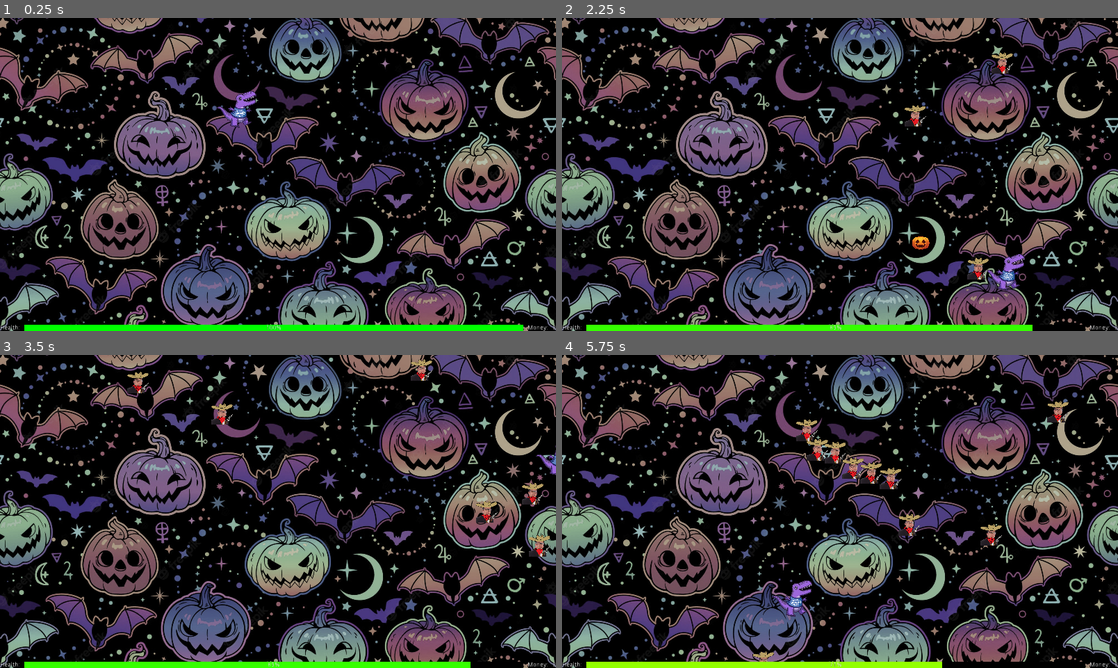
Above: before the commit, frames 1-4 (two rows, left to right).
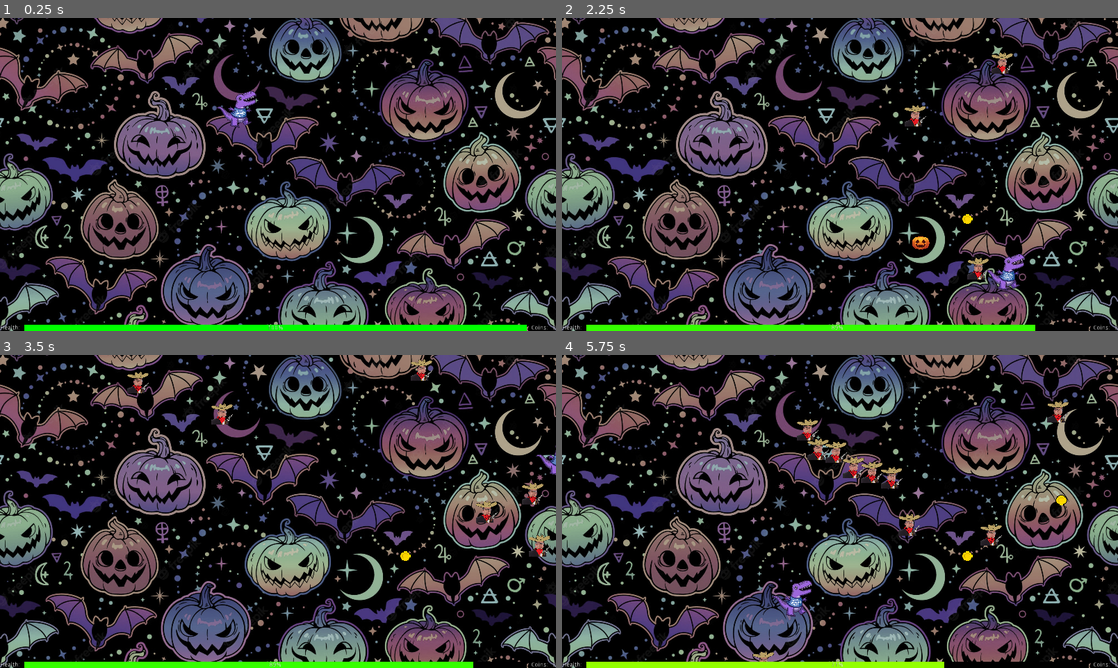
Above: after the commit, the same moments.

Repository: LMBishop/LikKanShootdown
Game: Godot game, scene res://Node2D.tscn
Two runs of this game, one before a commit and one after it. Both use one fixed random seed, a clock stepped at 60 frames per second and the inputs below.
Inputs (mouse positions are in pixels of both pictures, inside the frame that each line leads up to):
- Up to frame 1 (0.25 s): no input
- Up to frame 2 (2.25 s): move the mouse to (962, 158) at 0.52 s; hold Right (right) 0.53-1.28 s; tap Space (click) at 0.6, 1.35, 2.1 s; move the mouse to (728, 190) at 1.27 s; hold Down (down) 1.28-2.03 s; move the mouse to (895, 105) at 2.02 s; hold Right (right) from 2.03 s (still down)
- Up to frame 3 (3.5 s): move the mouse to (250, 574) at 2.77 s; release Right (right) at 2.78 s; hold Up (up) from 2.78 s (still down); tap Space (click) at 2.85 s
- Up to frame 4 (5.75 s): move the mouse to (1006, 558) at 3.52 s; release Up (up) at 3.53 s; hold Left (left) 3.53-5.03 s; tap Space (click) at 3.6, 4.35, 5.1 s; move the mouse to (673, 464) at 4.27 s; move the mouse to (867, 511) at 5.02 s; hold Down (down) from 5.03 s (still down)

The runs differ from the first frame. In frame 1, less than 0.1% of the frame differs, in the area x 48-99%, y 98-100%; in frame 2, 0.1%; in frame 3, 0.1%; in frame 4, 0.7%, in the area x 42-99%, y 20-100%.

Commit message:
Add coin scoring

Diff:
--- a/Bullet.gd
+++ b/Bullet.gd
@@ -3,7 +3,7 @@
 
 var velocity = Vector2()
 var target = Vector2.ZERO
-#var player = load("")
+var spawn_object = load("res://Coin.tscn")
 var shot = false;
 var screen_size
 
@@ -17,7 +17,10 @@
 	velocity = move_and_slide(velocity)
 	for i in get_slide_count():
 		var collision = get_slide_collision(i)
-		if collision.collider and "Enemy" in collision.collider.get_name():
+		if collision.collider:
+			var obj = spawn_object.instance()
+			obj.position = collision.collider.position
+			get_parent().add_child(obj)
 			collision.collider.free()
 	if velocity == Vector2(0.0, 0.0):
 		queue_free()
--- /dev/null
+++ b/Coin.gd
@@ -0,0 +1,21 @@
+extends StaticBody2D
+
+
+# Declare member variables here. Examples:
+# var a = 2
+# var b = "text"
+var timer
+
+# Called when the node enters the scene tree for the first time.
+func _ready():
+	timer = Timer.new()
+	get_parent().add_child(timer)
+	timer.one_shot = true
+	timer.connect("timeout", self, "_on_timer_timeout")
+	timer.start(5.0)
+
+func _on_timer_timeout() -> void:
+	queue_free()
+# Called every frame. 'delta' is the elapsed time since the previous frame.
+#func _process(delta):
+#	if timer.stopp
--- /dev/null
+++ b/Coin.tscn
@@ -0,0 +1,17 @@
+[gd_scene load_steps=3 format=2]
+
+[ext_resource path="res://assets/super_duper_meage_super_duper_coin.png" type="Texture" id=1]
+[ext_resource path="res://Coin.gd" type="Script" id=2]
+
+[node name="Coin" type="StaticBody2D"]
+collision_layer = 2
+collision_mask = 0
+script = ExtResource( 2 )
+
+[node name="Sprite" type="Sprite" parent="."]
+scale = Vector2( 0.1, 0.1 )
+texture = ExtResource( 1 )
+
+[node name="CollisionPolygon2D" type="CollisionPolygon2D" parent="."]
+scale = Vector2( 0.1, 0.1 )
+polygon = PoolVector2Array( 39.5, -114.6, 42.5, -101, 79.5, -101, 79.5, -95.6, 81.1, -82.3, 100.5, -78, 100.5, -62, 115.6, -62, 120.5, -57.1, 120.5, -23.2, 139.5, -19, 139.5, 41, 134.2, 41, 120.5, 44, 120.5, 79.1, 100.5, 83.1, 100.5, 97.1, 95.6, 102, 80.4, 102, 79.2, 121, 41.4, 121, 39.1, 125, -41.5, 125, -41.5, 123.6, -43.2, 121, -80.5, 121, -80.5, 115.7, -83.5, 102, -96.6, 102, -101.5, 97.1, -101.5, 82, -115.6, 82, -120.5, 77.1, -120.5, 44.3, -141.5, 40.1, -141.5, -20, -136, -20, -121.5, -23.1, -121.5, -59.5, -102.8, -61.6, -98.5, -81, -82.5, -81, -82.5, -96.1, -77.6, -101, -44.5, -101, -41.5, -114.6, -41.5, -120, 39.5, -120 )
--- a/HUD.tscn
+++ b/HUD.tscn
@@ -1,9 +1,10 @@
-[gd_scene load_steps=7 format=2]
+[gd_scene load_steps=8 format=2]
 
 [ext_resource path="res://HealthBar.gd" type="Script" id=1]
 [ext_resource path="res://Wordart.gd" type="Script" id=2]
 [ext_resource path="res://assets/wordart.png" type="Texture" id=3]
 [ext_resource path="res://assets/preview_4.tres" type="AudioStream" id=4]
+[ext_resource path="res://Money.gd" type="Script" id=5]
 
 [sub_resource type="StyleBoxFlat" id=1]
 bg_color = Color( 0, 1, 0, 1 )
@@ -29,7 +30,7 @@
 
 [node name="HealthBar" type="ProgressBar" parent="HBoxContainer"]
 margin_left = 56.0
-margin_right = 1205.0
+margin_right = 1213.0
 margin_bottom = 14.0
 size_flags_horizontal = 3
 size_flags_vertical = 3
@@ -39,16 +40,17 @@
 script = ExtResource( 1 )
 
 [node name="Label2" type="Label" parent="HBoxContainer"]
-margin_left = 1215.0
+margin_left = 1223.0
 margin_right = 1262.0
 margin_bottom = 14.0
-text = "Money:"
+text = "Coins:"
 
-[node name="Label3" type="Label" parent="HBoxContainer"]
+[node name="Money" type="Label" parent="HBoxContainer"]
 margin_left = 1272.0
 margin_right = 1280.0
 margin_bottom = 14.0
 text = "0"
+script = ExtResource( 5 )
 
 [node name="Wordart" type="Sprite" parent="."]
 position = Vector2( 626, 372 )
--- a/KinematicBody2D.gd
+++ b/KinematicBody2D.gd
@@ -1,6 +1,7 @@
 extends Area2D
 
 signal hit
+signal coin
 var screen_size
 export (int) var speed = 500
 var spawn_object = load("res://Bullet.tscn")
@@ -31,8 +32,11 @@
 	if Input.is_action_just_pressed("click"):
 		var obj = spawn_object.instance()
 		obj.position = get_position()
-		get_owner().add_child(obj)
+		get_parent().add_child(obj)
 	var bodies = get_overlapping_bodies()
 	for body in bodies:
-		if not "Bullet" in body.get_name():
+		if "Coin" in body.get_name():
+			emit_signal("coin")
+			body.free()
+		elif "Enemy" in body.get_name():
 			emit_signal("hit", delta)
--- a/Main.gd
+++ b/Main.gd
@@ -9,7 +9,8 @@
 # Called when the node enters the scene tree for the first time.
 func _ready():
 	randomize()
-	get_node("KinematicBody2D").connect( "hit", get_node("HUD/HBoxContainer/HealthBar"), "_on_player_hit")
+	get_node("KinematicBody2D").connect("hit", get_node("HUD/HBoxContainer/HealthBar"), "_on_player_hit")
+	get_node("KinematicBody2D").connect("coin", get_node("HUD/HBoxContainer/Money"), "_on_coin_hit")
 	$EnemySpawnTimer.start()
 
 
--- /dev/null
+++ b/Money.gd
@@ -0,0 +1,19 @@
+extends Label
+
+
+# Declare member variables here. Examples:
+# var a = 2
+# var b = "text"
+var score = 0
+
+
+# Called when the node enters the scene tree for the first time.
+func _ready():
+	pass # Replace with function body.
+
+func _on_coin_hit():
+	score += 1
+	self.text = str(score)
+# Called every frame. 'delta' is the elapsed time since the previous frame.
+#func _process(delta):
+#	pass
--- a/Player.tscn
+++ b/Player.tscn
@@ -4,6 +4,7 @@
 [ext_resource path="res://assets/htm_tex.png" type="Texture" id=2]
 
 [node name="Area2D" type="Area2D"]
+collision_mask = 3
 script = ExtResource( 1 )
 
 [node name="Sprite" type="Sprite" parent="."]
--- a/project.godot
+++ b/project.godot
@@ -13,6 +13,10 @@
 config/name="TowerDefence"
 run/main_scene="res://Node2D.tscn"
 config/icon="res://icon.png"
+
+[audio]
+
+default_bus_layout=""
 
 [autoload]
 
